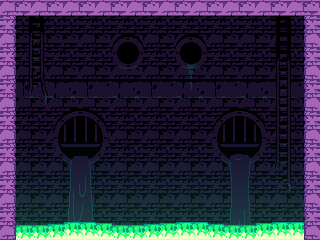
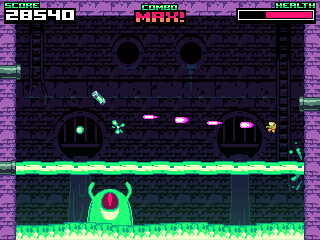
Layer changes from the first 320x240 image to the second:
showed group "gmaeplay" (27 layers) over [0, 2, 320, 226]
